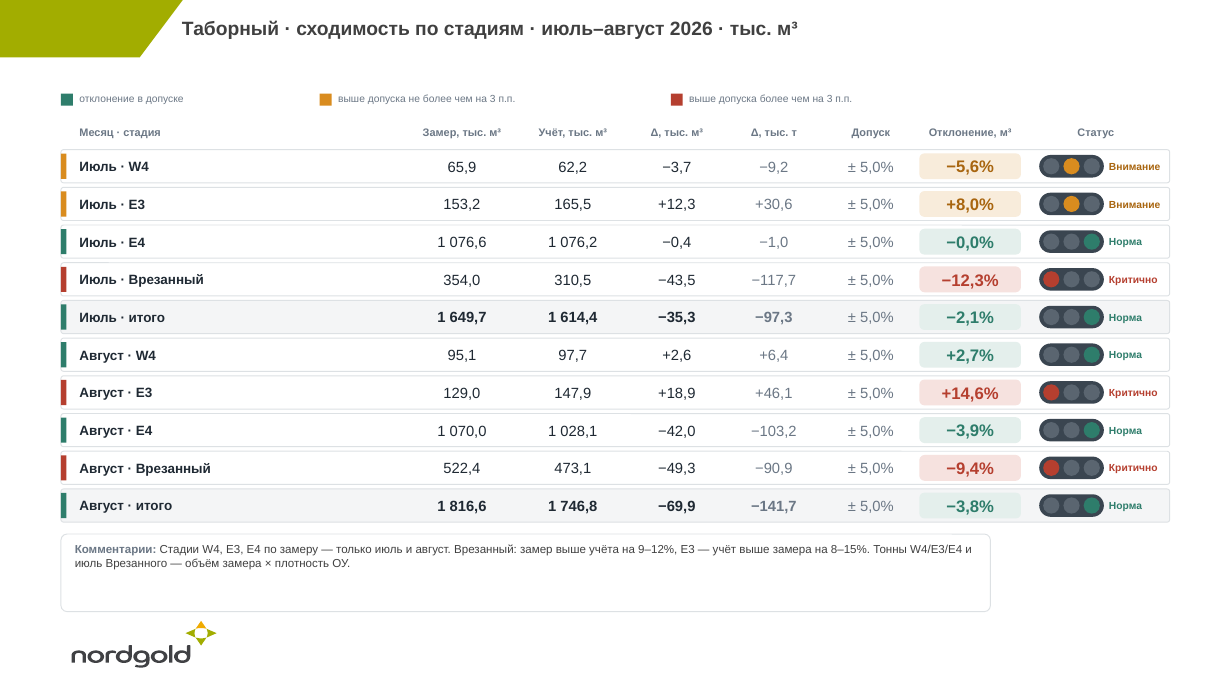
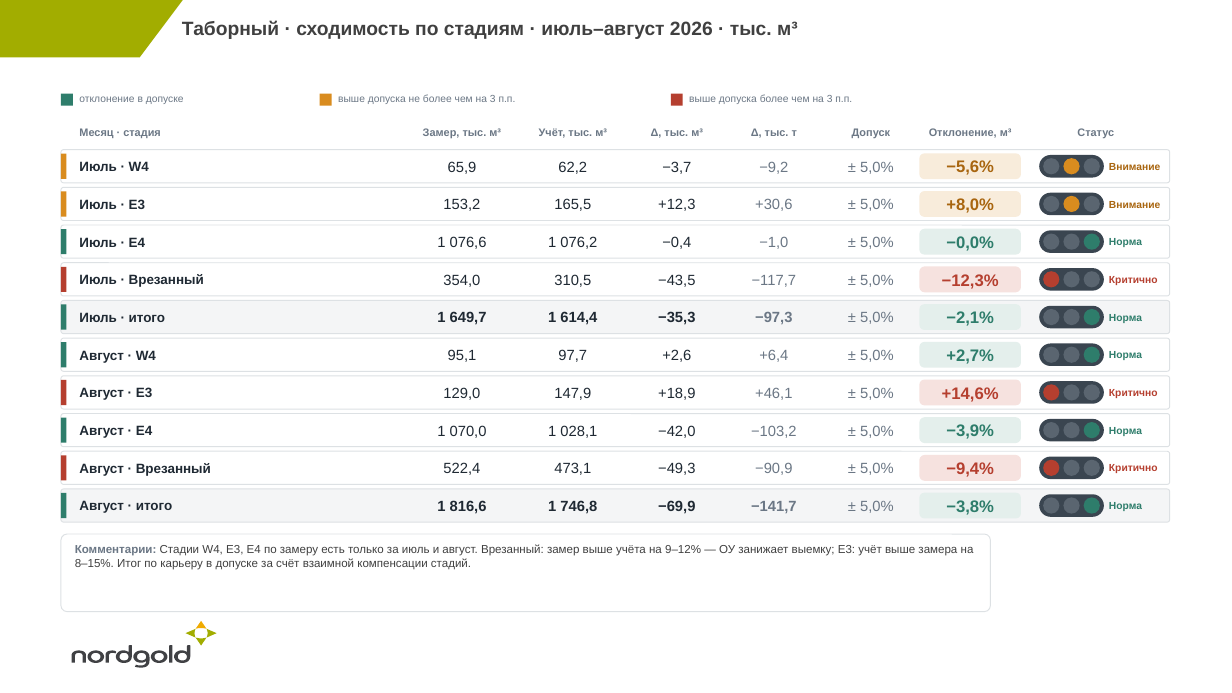
Before and after one commit to ayusheevasss-dotcom/claude, a slide deck: slide 3 of analysis/mz-vs-ou-2026/pptx/Сходимость_ОУ_и_маркзамера_2026.pptx (slide 14 before the commit). Drawn at 1232x693 pixels with LibreOffice and Linux fonts; fonts in the diff are those of the drawing. Boxes give left, top, right and bottom in pixels: in the first picture for what was removed or moved away, otherwise in the second. Text is boxed around its words. In the diff, an @@ line names an element or a change of style, - is before the commit and + after.

```diff
--- a/analysis/mz-vs-ou-2026/pptx/Сходимость_ОУ_и_маркзамера_2026.pptx
+++ b/analysis/mz-vs-ou-2026/pptx/Сходимость_ОУ_и_маркзамера_2026.pptx
@@ text in rounded rectangle at [75, 544, 974, 570]: text changed @@
-Комментарии: Стадии W4, E3, E4 по замеру — только июль и август. Врезанный: замер выше учёта на 9–12%, E3 — учёт выше замера на 8–15%. Тонны W4/E3/E4 и июль Врезанного — объём замера × плотность ОУ.
+Комментарии: Стадии W4, E3, E4 по замеру есть только за июль и август. Врезанный: замер выше учёта на 9–12% — ОУ занижает выемку; E3: учёт выше замера на 8–15%. Итог по карьеру в допуске за счёт взаимной компенсации стадий.
```
Also in this commit, not shown: 3 other slides changed, 16 slides removed, 2 other files.
